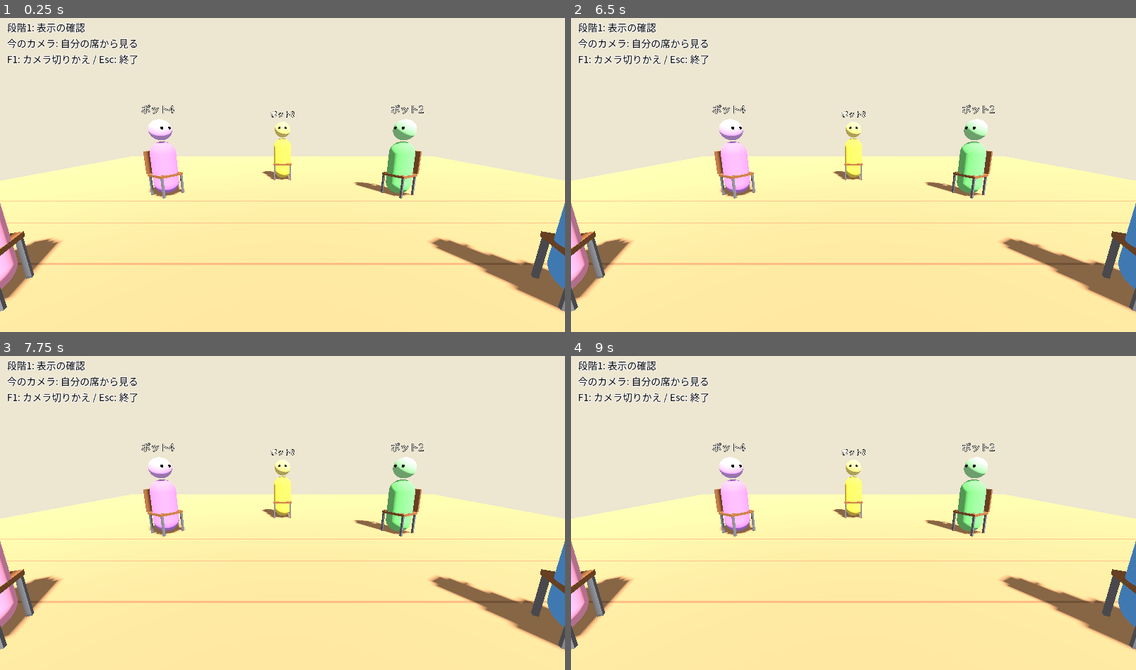
Above: before the commit, frames 1-4 (two rows, left to right).
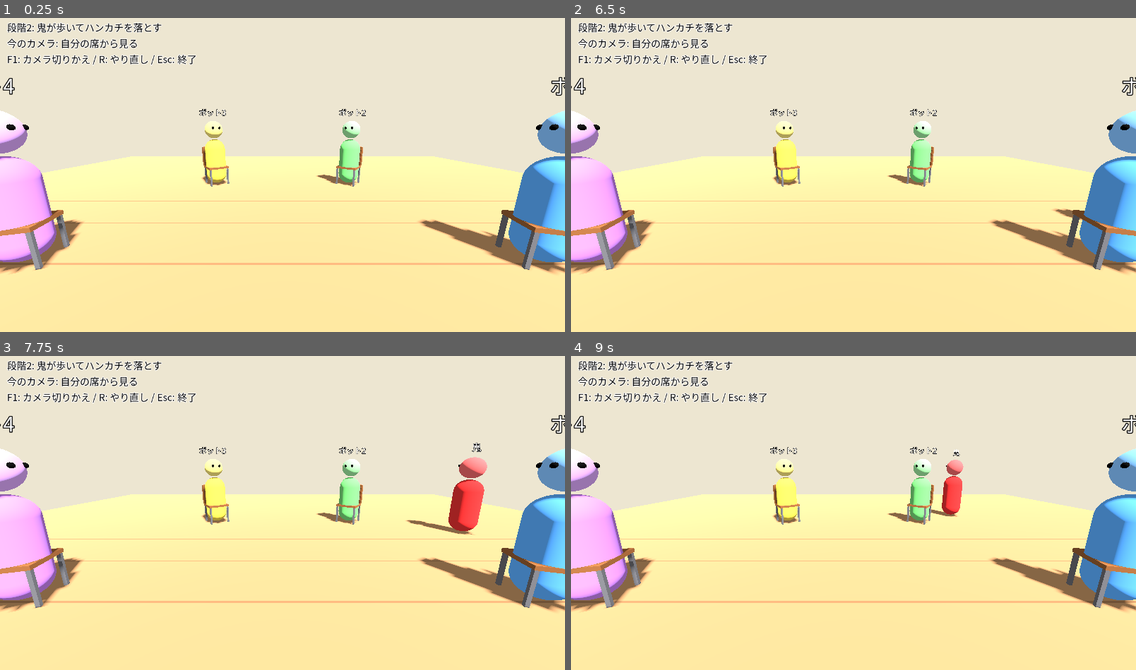
Above: after the commit, the same moments.

Repository: LisaYuumi/ushiro-micha-dame
Game: Godot game, scene res://scenes/main.tscn
The game is run twice, just before and just after one commit, with the same random seed, the same clock (stepped at 60 frames per second) and the same inputs.
Inputs:
- Up to frame 1 (0.25 s): no input
- Up to frame 2 (6.5 s): tap Enter at 0.5 s; tap R (restart, bound only after the commit) at 1.25, 2, 2.75, 3.5, 4.15, 4.25 s
- Up to frame 3 (7.75 s): no input
- Up to frame 4 (9 s): no input

The runs differ from the first frame. In frame 1, 16% of the frame differs, in the area x 0-100%, y 1-94%; in frame 2, 16%; in frame 3, 17%; in frame 4, 16%.

Commit message:
Step 2: oni walks the outer ring and drops the handkerchief with sound
- 5 seats (player + 4 bots) plus a separate oni bot
- Drop target chosen at random, including the player
- State reports drops as events; view plays a spatial drop sound and footsteps
- R restarts the round, F1 shows the answer from the overhead camera

Co-Authored-By: Claude Opus 5.5 <noreply@anthropic.com>
Claude-Session: https://claude.ai/code/session_018gGhz8RHTqLMKymXrJnaB4

Diff:
--- a/scripts/core/game_config.gd
+++ b/scripts/core/game_config.gd
@@ -3,9 +3,27 @@
 ## ゲームの調整用の数値をまとめた場所。
 ## 遊びながら変えたい数値は、すべてここに置く。
 
-## 席の数
-const SEAT_COUNT := 6
+# --- 配置 ---
+## 席の数(プレイヤー1人+座るボット4体。鬼のボットは別)
+const SEAT_COUNT := 5
 ## 席が並ぶ輪の半径(メートル)
 const RING_RADIUS := 3.0
 ## 鬼が歩く輪の半径(席の輪より外側)
 const ONI_WALK_RADIUS := 4.3
+## ハンカチが落ちる位置の半径(席の真後ろ)
+const DROP_RADIUS := 3.6
+
+# --- 鬼の動き ---
+## 鬼が歩く速さ(メートル/秒)
+const ONI_WALK_SPEED := 1.6
+## ハンカチを落とすまでに最低何周歩くか(この範囲でランダム)
+const ONI_LAPS_BEFORE_DROP_MIN := 0.3
+const ONI_LAPS_BEFORE_DROP_MAX := 1.0
+
+# --- 音 ---
+## 足音を鳴らす間隔(歩いた距離・メートル)
+const FOOTSTEP_STRIDE := 0.7
+## 足音の大きさ(dB。小さいほど静か)
+const FOOTSTEP_VOLUME_DB := -14.0
+## ハンカチを落とした音の大きさ(dB)
+const DROP_VOLUME_DB := -8.0
--- a/scripts/core/game_state.gd
+++ b/scripts/core/game_state.gd
@@ -1,21 +1,24 @@
 class_name GameState
 extends RefCounted
-## ゲームの状態(誰がどこにいるか、ハンカチの位置、勝敗)だけを持つ。
+## ゲームの状態(誰がどこにいるか、ハンカチの位置、勝敗)とルールだけを持つ。
 ##
 ## ルール:
 ## - ノード・画面・キー入力・音には一切さわらない。
-## - 状態を変えるのは、このクラスの関数だけ。
-## 将来のオンライン対戦では、ホストがこのクラスを動かし、
-## snapshot() の中身を全員に配る想定。
+## - 状態を変えるのは、このクラスの関数だけ(tick と、これから足す命令の関数)。
+## - 画面や音に知らせたいことは events に積む。表示側が take_events() で受け取る。
+## 将来のオンライン対戦では、ホストだけがこのクラスを動かし、
+## snapshot() と events を全員に配る想定。
 
 enum Role { SEATED, ONI }
+## WALKING: 鬼がハンカチを持って歩いている / DROPPED: 落とした後
+enum Phase { WALKING, DROPPED }
 
 
 class Actor:
 	var id: int
 	var display_name: String
 	var is_bot: bool
-	var role: int = Role.SEATED
+	var role: int = 0 # Role.SEATED
 	## 座っている席の番号(座っていなければ -1)
 	var seat_index: int = -1
 	## 床の上の位置
@@ -34,17 +37,41 @@
 var actors: Array = []
 ## この画面で操作しているプレイヤーの id
 var local_player_id: int = 0
-
-
-## 初期配置: 6席の輪、プレイヤー1人+ボット5体が着席、鬼が輪の外に立つ。
-func setup_default() -> void:
+## 鬼の id
+var oni_id: int = -1
+
+var phase: int = Phase.WALKING
+## 鬼が輪の上のどこにいるか(角度・ラジアン。増え続ける=何周したかもわかる)
+var oni_angle: float = 0.0
+## ハンカチを落とす相手の席
+var drop_target_seat: int = -1
+## 鬼がこの角度まで来たら落とす
+var drop_angle: float = 0.0
+## ハンカチが床に落ちているか
+var handkerchief_on_floor: bool = false
+var handkerchief_position: Vector3 = Vector3.ZERO
+
+## 表示側へのお知らせ(Dictionary の配列)
+var events: Array = []
+
+var rng := RandomNumberGenerator.new()
+
+
+## ラウンドを最初から始める。seed を指定すると毎回同じ展開になる(テスト用)。
+func start_round(seed_value: int = -1) -> void:
+	if seed_value >= 0:
+		rng.seed = seed_value
+	else:
+		rng.randomize()
+
 	seat_positions.clear()
 	seat_yaws.clear()
 	actors.clear()
+	events.clear()
 
 	for i in GameConfig.SEAT_COUNT:
 		var a := seat_angle(i)
-		seat_positions.append(Vector3(sin(a), 0.0, cos(a)) * GameConfig.RING_RADIUS)
+		seat_positions.append(_ring_point(a, GameConfig.RING_RADIUS))
 		# 輪の中心を向く向き(-Z が正面なので、角度 a がそのまま中心向き)
 		seat_yaws.append(a)
 
@@ -72,8 +99,33 @@
 	oni.display_name = "鬼"
 	oni.role = Role.ONI
 	oni.color = Color(0.85, 0.2, 0.2)
-	_place_on_walk_ring(oni, seat_angle(0) + TAU / (GameConfig.SEAT_COUNT * 2))
 	actors.append(oni)
+	oni_id = oni.id
+
+	# 鬼は席と席の間から歩きはじめる
+	oni_angle = seat_angle(0) + TAU / (GameConfig.SEAT_COUNT * 2)
+	_place_on_walk_ring(oni, oni_angle)
+
+	phase = Phase.WALKING
+	handkerchief_on_floor = false
+	_plan_drop()
+
+
+## 時間を delta 秒すすめる。
+func tick(delta: float) -> void:
+	var oni := get_actor(oni_id)
+	oni_angle += GameConfig.ONI_WALK_SPEED / GameConfig.ONI_WALK_RADIUS * delta
+	_place_on_walk_ring(oni, oni_angle)
+
+	if phase == Phase.WALKING and oni_angle >= drop_angle:
+		_drop()
+
+
+## たまったお知らせを受け取る(受け取ると空になる)。
+func take_events() -> Array:
+	var out := events
+	events = []
+	return out
 
 
 ## 席 i の、輪の上での角度(ラジアン)。席0 は +Z 側。
@@ -90,6 +142,14 @@
 
 func get_local_player() -> Actor:
 	return get_actor(local_player_id)
+
+
+## 席に座っている人(いなければ null)
+func get_actor_at_seat(seat: int) -> Actor:
+	for a in actors:
+		if a.seat_index == seat:
+			return a
+	return null
 
 
 ## 通信や保存に使える、ただのデータ(Dictionary)に変換する。
@@ -105,7 +165,37 @@
 			"pos": a.position,
 			"yaw": a.yaw,
 		})
-	return {"actors": list}
+	return {
+		"actors": list,
+		"phase": phase,
+		"oni_angle": oni_angle,
+		"handkerchief_on_floor": handkerchief_on_floor,
+		"handkerchief_pos": handkerchief_position,
+	}
+
+
+# --- 内部の処理 ---
+
+## 落とす相手と、落とすタイミング(角度)を決める。
+## 相手はプレイヤーもボットも含めてランダム。
+func _plan_drop() -> void:
+	drop_target_seat = rng.randi_range(0, GameConfig.SEAT_COUNT - 1)
+	var laps := rng.randf_range(GameConfig.ONI_LAPS_BEFORE_DROP_MIN, GameConfig.ONI_LAPS_BEFORE_DROP_MAX)
+	var earliest := oni_angle + TAU * laps
+	var target := seat_angle(drop_target_seat)
+	# earliest 以降で、はじめて相手の真後ろを通る角度
+	drop_angle = target + ceilf((earliest - target) / TAU) * TAU
+
+
+func _drop() -> void:
+	phase = Phase.DROPPED
+	handkerchief_on_floor = true
+	handkerchief_position = _ring_point(drop_angle, GameConfig.DROP_RADIUS)
+	events.append({
+		"type": "dropped",
+		"seat": drop_target_seat,
+		"pos": handkerchief_position,
+	})
 
 
 func _sit(actor: Actor, seat: int) -> void:
@@ -118,5 +208,9 @@
 ## 鬼が歩く輪の上、角度 angle の位置に置き、進行方向(角度が増える向き)を向かせる。
 func _place_on_walk_ring(actor: Actor, angle: float) -> void:
 	actor.seat_index = -1
-	actor.position = Vector3(sin(angle), 0.0, cos(angle)) * GameConfig.ONI_WALK_RADIUS
+	actor.position = _ring_point(angle, GameConfig.ONI_WALK_RADIUS)
 	actor.yaw = angle - PI / 2.0
+
+
+func _ring_point(angle: float, radius: float) -> Vector3:
+	return Vector3(sin(angle), 0.0, cos(angle)) * radius
--- a/scripts/input/input_setup.gd
+++ b/scripts/input/input_setup.gd
@@ -4,6 +4,7 @@
 
 const KEYS := {
 	"debug_top_camera": KEY_F1,
+	"restart": KEY_R,
 	"quit": KEY_ESCAPE,
 }
 
--- a/scripts/main.gd
+++ b/scripts/main.gd
@@ -12,9 +12,20 @@
 func _ready() -> void:
 	InputSetup.register()
 	state = GameState.new()
-	state.setup_default()
+	_start_round()
+
+
+func _start_round() -> void:
+	state.start_round()
 	view.build(state)
 	_update_help()
+
+
+func _physics_process(delta: float) -> void:
+	state.tick(delta)
+	for e in state.take_events():
+		view.on_event(e)
+		_update_help()
 
 
 func _process(_delta: float) -> void:
@@ -25,10 +36,24 @@
 	if event.is_action_pressed("debug_top_camera"):
 		view.toggle_top_camera()
 		_update_help()
+	elif event.is_action_pressed("restart"):
+		_start_round()
 	elif event.is_action_pressed("quit"):
 		get_tree().quit()
 
 
 func _update_help() -> void:
-	var cam := "上から見る(確認用)" if view.is_top_camera() else "自分の席から見る"
-	hud.set_help("段階1: 表示の確認\n今のカメラ: %s\nF1: カメラ切りかえ / Esc: 終了" % cam)
+	var lines := PackedStringArray(["段階2: 鬼が歩いてハンカチを落とす"])
+	if view.is_top_camera():
+		lines.append("今のカメラ: 上から見る(確認用)")
+		# 確認用カメラのときだけ答えを出す
+		var target := state.get_actor_at_seat(state.drop_target_seat)
+		var who: String = target.display_name if target else "?"
+		if state.handkerchief_on_floor:
+			lines.append("【確認用】%s の後ろに落とした" % who)
+		else:
+			lines.append("【確認用】%s の後ろに落とす予定" % who)
+	else:
+		lines.append("今のカメラ: 自分の席から見る")
+	lines.append("F1: カメラ切りかえ / R: やり直し / Esc: 終了")
+	hud.set_help("\n".join(lines))
--- /dev/null
+++ b/scripts/view/sfx.gd
@@ -0,0 +1,46 @@
+class_name Sfx
+extends RefCounted
+## 仮の効果音を、音声ファイルなしでプログラムで作る。
+## あとで本物の音に差しかえるときは、ここで load() したものを返せばよい。
+
+const RATE := 22050
+
+static var _footstep: AudioStreamWAV
+static var _drop: AudioStreamWAV
+
+
+## 「ざっ」という小さな足音
+static func footstep() -> AudioStreamWAV:
+	if _footstep == null:
+		_footstep = _make(0.12, 0.25, 40.0, 0.0, 0.0, 0.8)
+	return _footstep
+
+
+## 「ぽふっ」というハンカチを置いた音
+static func drop() -> AudioStreamWAV:
+	if _drop == null:
+		_drop = _make(0.25, 0.06, 18.0, 110.0, 0.6, 0.9)
+	return _drop
+
+
+## ノイズ(lowpass でこもらせる)+低い音(tone_hz)を、だんだん小さくする。
+static func _make(duration: float, lowpass: float, decay: float,
+		tone_hz: float, tone_mix: float, volume: float) -> AudioStreamWAV:
+	var n := int(duration * RATE)
+	var data := PackedByteArray()
+	data.resize(n * 2)
+	var y := 0.0
+	var noise_rng := RandomNumberGenerator.new()
+	noise_rng.seed = 12345
+	for i in n:
+		var t := float(i) / RATE
+		y += lowpass * (noise_rng.randf_range(-1.0, 1.0) - y)
+		var s := y * (1.0 - tone_mix) * 3.0 + sin(TAU * tone_hz * t) * tone_mix
+		s *= exp(-t * decay) * volume
+		data.encode_s16(i * 2, int(clampf(s, -1.0, 1.0) * 32767.0))
+	var w := AudioStreamWAV.new()
+	w.format = AudioStreamWAV.FORMAT_16_BITS
+	w.mix_rate = RATE
+	w.stereo = false
+	w.data = data
+	return w
--- a/scripts/view/world_view.gd
+++ b/scripts/view/world_view.gd
@@ -9,6 +9,12 @@
 var _actor_nodes := {} # id -> Node3D
 var _seat_cam: Camera3D
 var _top_cam: Camera3D
+var _handkerchief: Node3D
+var _drop_player: AudioStreamPlayer3D
+var _step_player: AudioStreamPlayer3D
+## 足音用: 鬼の前回の位置と、前の足音から歩いた距離
+var _oni_last_pos := Vector3.ZERO
+var _oni_walked := 0.0
 
 
 func build(state: GameState) -> void:
@@ -24,6 +30,8 @@
 		var node := _build_character(a, a.id == state.local_player_id)
 		add_child(node)
 		_actor_nodes[a.id] = node
+	_build_handkerchief()
+	_build_sounds(state)
 	_build_cameras(state)
 	sync(state)
 
@@ -35,6 +43,30 @@
 		if node:
 			node.position = a.position
 			node.rotation.y = a.yaw
+
+	_handkerchief.visible = state.handkerchief_on_floor
+	_handkerchief.position = state.handkerchief_position
+	_update_footsteps(state)
+
+
+## GameState からのお知らせに合わせて音などを出す。
+func on_event(e: Dictionary) -> void:
+	match e.get("type"):
+		"dropped":
+			_drop_player.position = e["pos"]
+			_drop_player.play()
+
+
+func _update_footsteps(state: GameState) -> void:
+	var oni := state.get_actor(state.oni_id)
+	if oni == null:
+		return
+	_oni_walked += oni.position.distance_to(_oni_last_pos)
+	_oni_last_pos = oni.position
+	if _oni_walked >= GameConfig.FOOTSTEP_STRIDE:
+		_oni_walked = 0.0
+		_step_player.pitch_scale = randf_range(0.85, 1.15)
+		_step_player.play()
 
 
 ## 席のカメラ ⇔ 上から見るカメラ(確認用)を切りかえる。
@@ -156,6 +188,31 @@
 	return root
 
 
+## 仮のハンカチ: 白くて薄い四角
+func _build_handkerchief() -> void:
+	var box := BoxMesh.new()
+	box.size = Vector3(0.35, 0.02, 0.35)
+	_handkerchief = _mesh(box, Color(0.97, 0.97, 1.0))
+	_handkerchief.visible = false
+	add_child(_handkerchief)
+
+
+func _build_sounds(state: GameState) -> void:
+	# 足音は鬼の体についていく(左右・遠近で鬼の位置がわかる)
+	_step_player = AudioStreamPlayer3D.new()
+	_step_player.stream = Sfx.footstep()
+	_step_player.volume_db = GameConfig.FOOTSTEP_VOLUME_DB
+	_step_player.max_polyphony = 2
+	(_actor_nodes[state.oni_id] as Node3D).add_child(_step_player)
+	_oni_last_pos = state.get_actor(state.oni_id).position
+	_oni_walked = 0.0
+
+	_drop_player = AudioStreamPlayer3D.new()
+	_drop_player.stream = Sfx.drop()
+	_drop_player.volume_db = GameConfig.DROP_VOLUME_DB
+	add_child(_drop_player)
+
+
 func _build_cameras(state: GameState) -> void:
 	var me := state.get_local_player()
 
